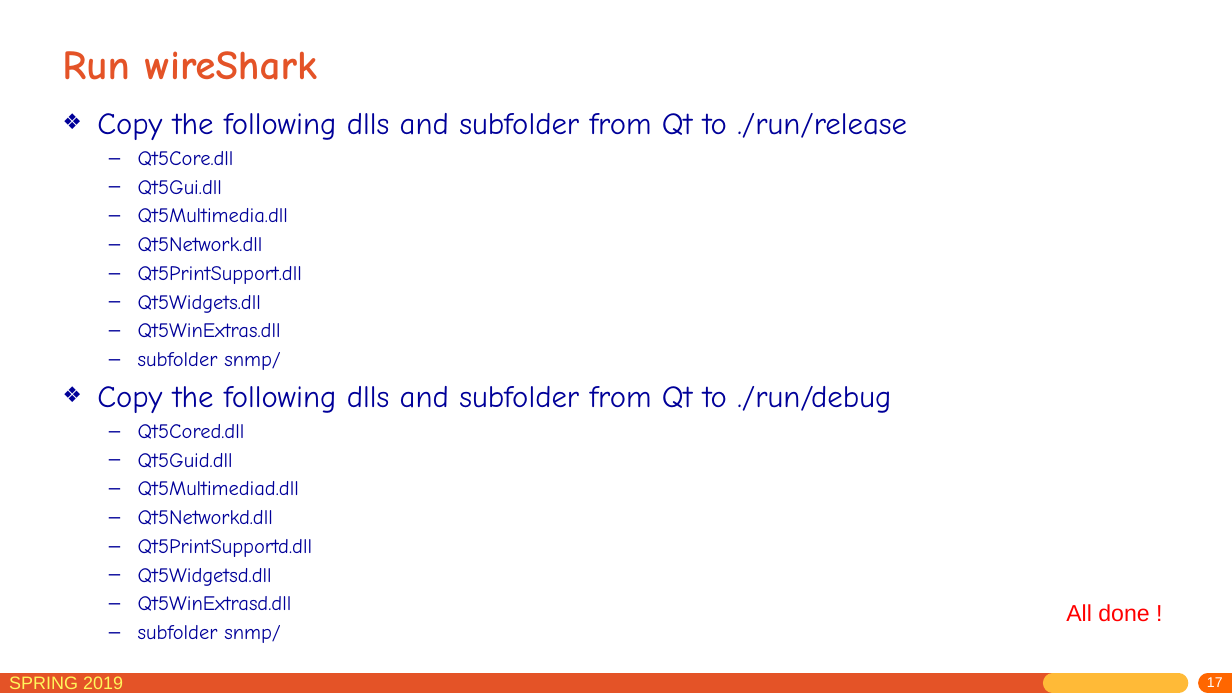
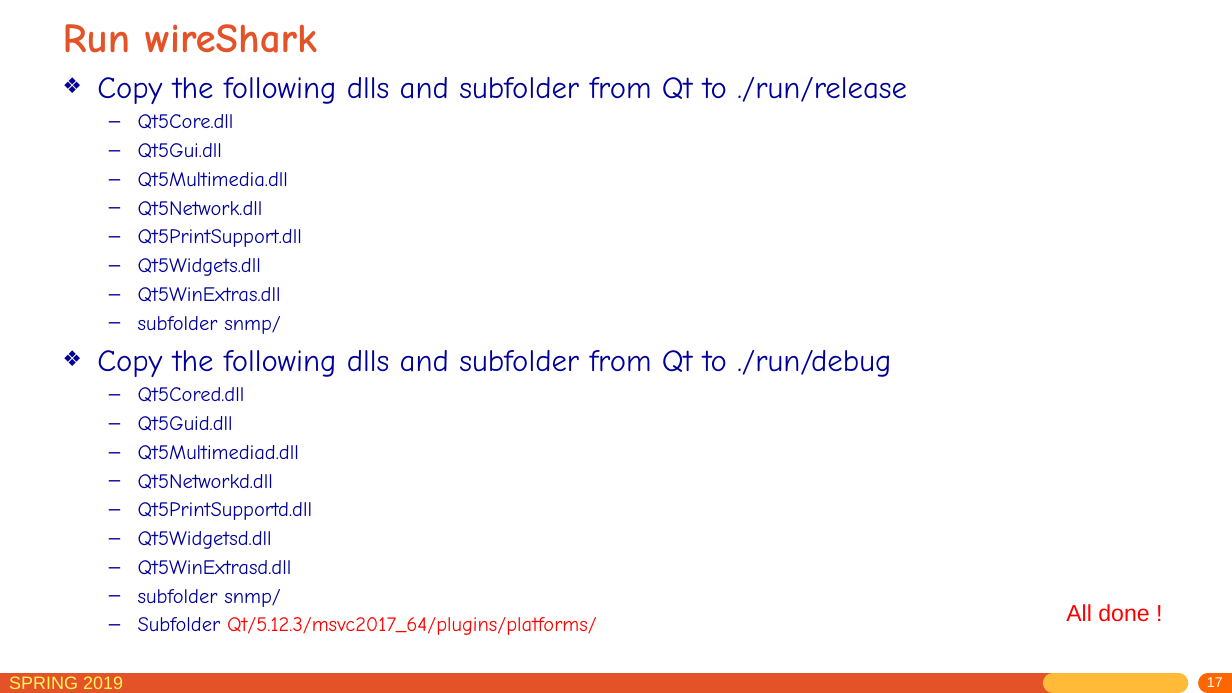
Before and after one commit to jichenghu/PPT_networkDistributed, a slide deck: slide 17 of lab_0.pptx. Drawn at 1232x693 pixels with LibreOffice and Linux fonts; fonts in the diff are those of the drawing. Boxes give left, top, right and bottom in pixels: in the first picture for what was removed or moved away, otherwise in the second. Text is boxed around its words. In the diff, an @@ line names an element or a change of style, - is before the commit and + after.

```diff
--- a/lab_0.pptx
+++ b/lab_0.pptx
@@ title "Run wireShark" moved from (x1=62, y1=51, x2=317, y2=80) to (x1=63, y1=24, x2=317, y2=53) @@
@@ text "Copy the following dlls and ..." moved from (x1=97, y1=113, x2=907, y2=643) to (x1=97, y1=77, x2=907, y2=635) @@
@@ text at (x1=138, y1=617, x2=597, y2=635): paragraph added @@
+  – Subfolder Qt/5.12.3/msvc2017_64/plugins/platforms/
```
